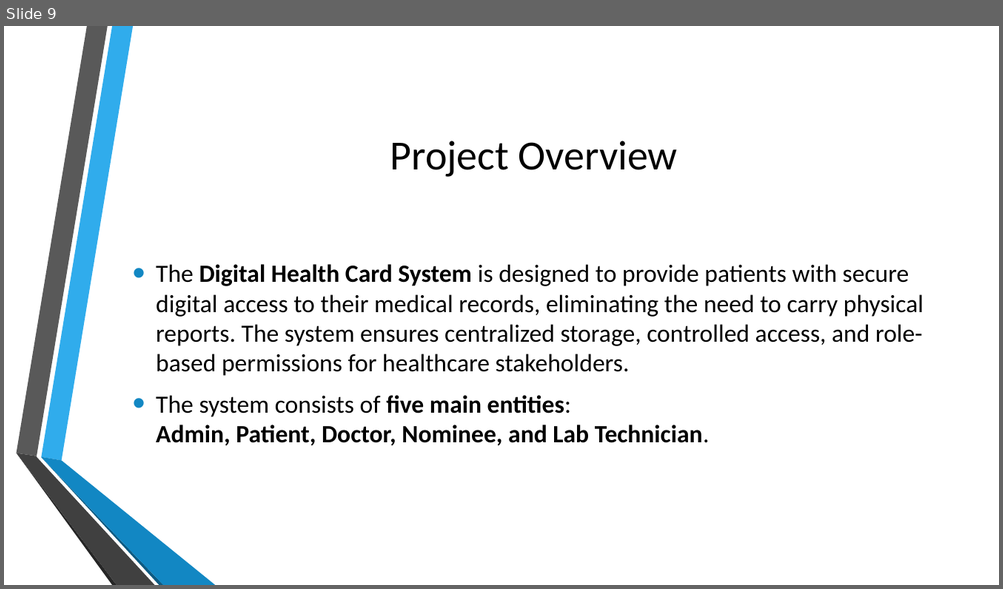
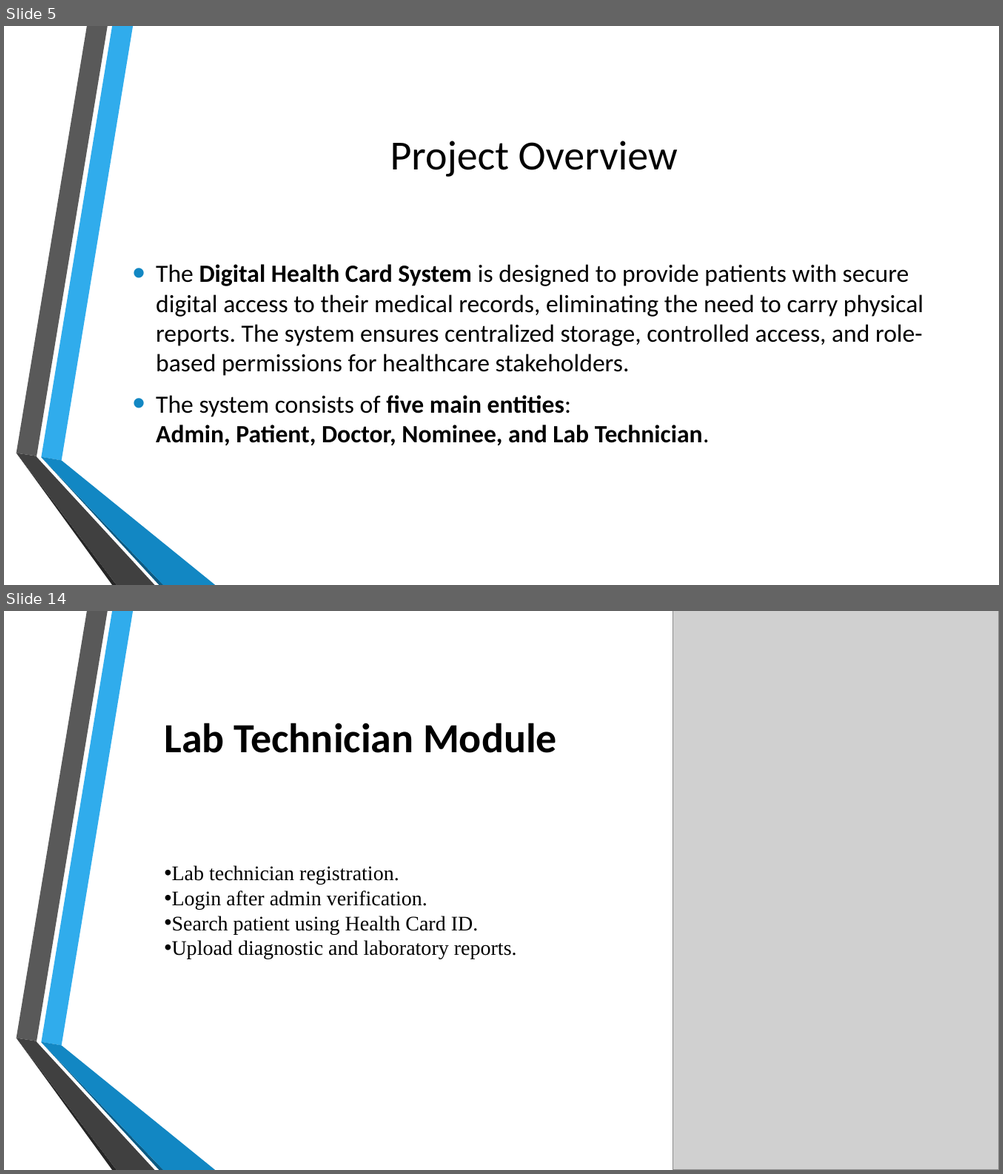
Before and after one commit to kedar3016/DIGITAL_HEALTH_CARD, a slide deck: Digital Health Card.pptx. Shown one above the other, each under a label of ours: slide 9 before the commit, slides 5 and 14 after it; the slides between them are not shown. The pictures are 1003x589 and 1003x1174 pixels, drawn with LibreOffice and Linux fonts; fonts in the diff are those of the drawing; grey boxes stand for pictures; background and template pictures are left out. Boxes give left, top, right and bottom in pixels: in the first picture for what was removed or moved away, otherwise in the second. Text is boxed around its words. In the diff, an @@ line names an element or a change of style, - is before the commit and + after.

Commit message:
Digital Health Card PPt

```diff
--- a/Digital Health Card.pptx
+++ b/Digital Health Card.pptx
@@ slide 14 added at [4, 611, 999, 1170], background picture (left out); not listed: 6 template elements that a slide beside it also shows @@
@@ picture added at [673, 611, 999, 1170] @@
@@ text added at [165, 723, 557, 960], 20 pt, text #000000 @@
+Lab Technician Module
+• Lab technician registration.
+• Login after admin verification.
+• Search patient using Health Card ID.
+• Upload diagnostic and laboratory reports.
@@ what was slide 9 is now slide 5 @@
```
Also in this commit, not shown: 9 slides changed, 7 other slides added, 1 slide removed.
